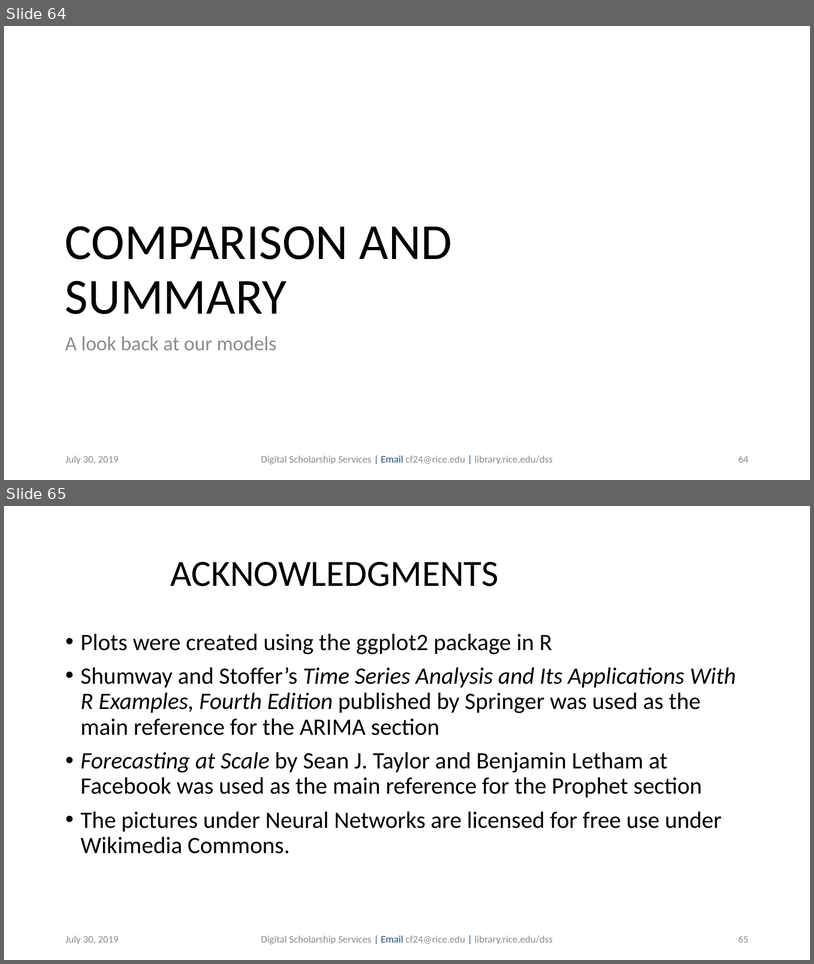
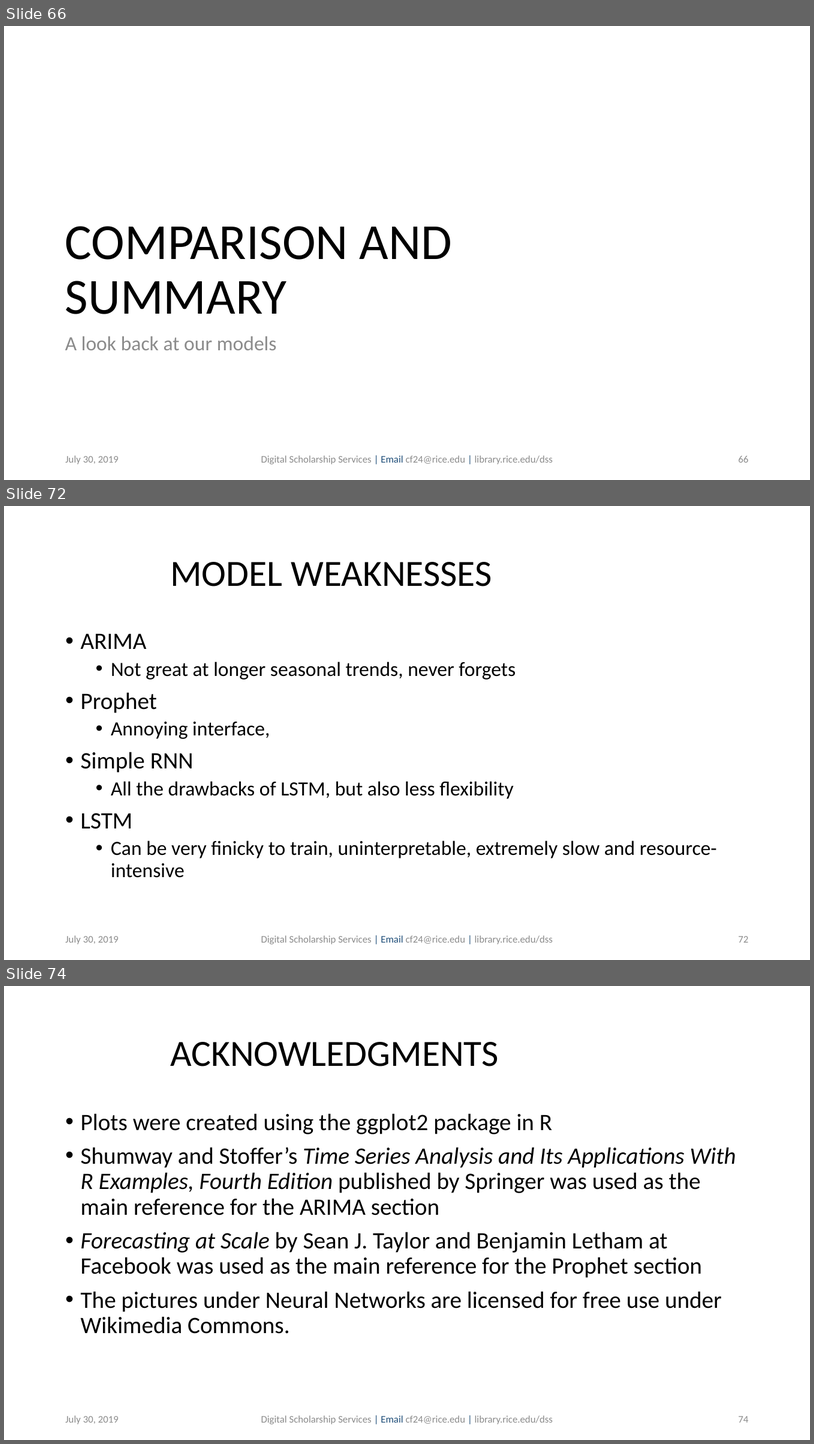
Before and after one commit to bakitybacon/rice-data-and-donuts, a slide deck: tsa/Introduction to Time Series Analysis.pptx. Shown one above the other, each under a label of ours: slides 64 and 65 before the commit, slides 66, 72 and 74 after it; the slides between them are not shown. The pictures are 814x964 and 814x1444 pixels, drawn with LibreOffice and Linux fonts; fonts in the diff are those of the drawing; background and template pictures are left out. Boxes give left, top, right and bottom in pixels: in the first picture for what was removed or moved away, otherwise in the second. Text is boxed around its words. In the diff, an @@ line names an element or a change of style, - is before the commit and + after.

Commit message:
model comparisons and stuff

```diff
--- a/tsa/Introduction to Time Series Analysis.pptx
+++ b/tsa/Introduction to Time Series Analysis.pptx
@@ slide 72 added at (x1=4, y1=506, x2=810, y2=960), background #FFFFFF @@
@@ title added at (x1=170, y1=562, x2=492, y2=586), 44 pt, text #000000 @@
+MODEL WEAKNESSES
@@ text added at (x1=81, y1=634, x2=717, y2=877), 24 pt, text #000000 @@
+• ARIMA
+  • Not great at longer seasonal trends, never forgets
+• Prophet
+  • Annoying interface,
+• Simple RNN
+  • All the drawbacks of LSTM, but also less flexibility
+• LSTM
+  • Can be very finicky to train, uninterpretable, extremely slow and resource-intensive
@@ text added at (x1=65, y1=935, x2=119, y2=944), 12 pt, text #8C8C8C @@
+July 30, 2019
@@ text added at (x1=261, y1=935, x2=553, y2=944), 12 pt, text #8C8C8C @@
+Digital Scholarship Services | Email cf24@rice.edu | library.rice.edu/dss
@@ page number added at (x1=738, y1=936, x2=749, y2=942), 12 pt, text #8C8C8C @@
+72
@@ what was slide 64 is now slide 66 @@
@@ page number at (x1=738, y1=456, x2=749, y2=462): text changed @@
-64
+66
@@ what was slide 65 is now slide 74 @@
@@ page number at (x1=738, y1=1416, x2=749, y2=1422): text changed @@
-65
+74
```
Also in this commit, not shown: 8 slides changed, 8 other slides added.
